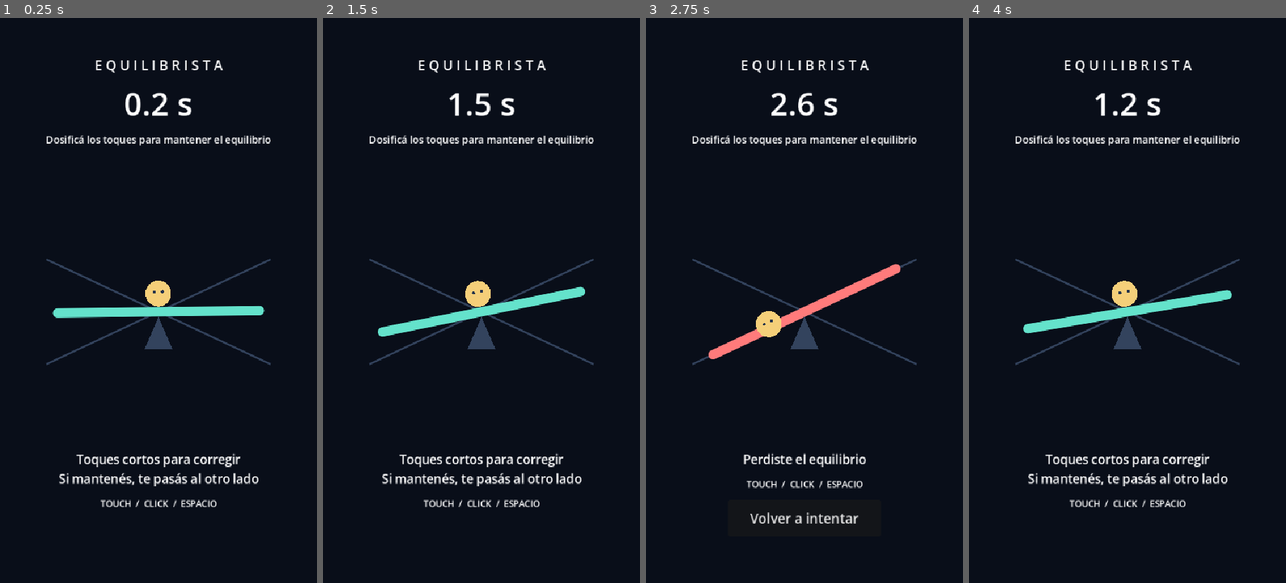
Above: before the commit, frames 1-4 (left to right).
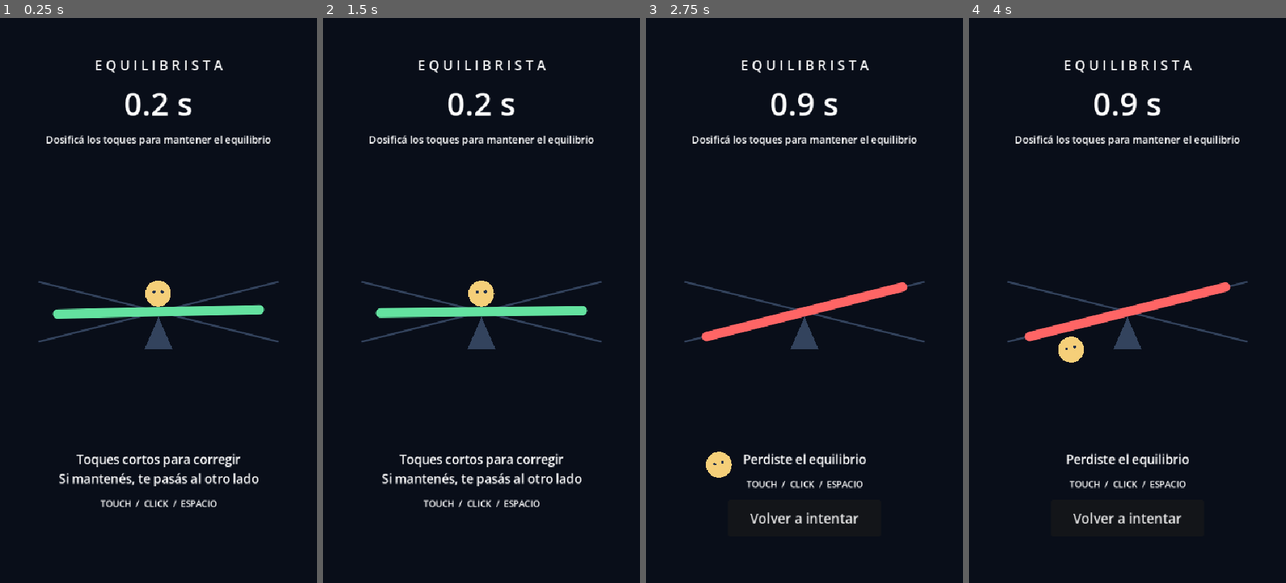
Above: after the commit, the same moments.

Repository: eze01061985/Equilibrista
Game: Godot game, scene res://scenes/game.tscn
Two runs of this game, one before a commit and one after it. Both use one fixed random seed, a clock stepped at 60 frames per second and the inputs below.
Inputs (mouse positions are in pixels of both pictures, inside the frame that each line leads up to):
- Up to frame 1 (0.25 s): no input
- Up to frame 2 (1.5 s): tap Enter at 0.5 s; move the mouse to (551, 272) at 0.52 s; click (551, 272) at 0.67 s; tap Space at 0.77 s; click (481, 520) at 1.25 s, where only the run after the commit has a clickable "Volver a intentar"
- Up to frame 3 (2.75 s): move the mouse to (741, 328) at 2.02 s; click (741, 328) at 2.17 s; tap Space at 2.27 s
- Up to frame 4 (4 s): click "Volver a intentar" at 2.75 s; move the mouse to (1159, 176) at 3.52 s; click (1159, 176) at 3.67 s

The runs differ from the first frame. In frame 1, 2.2% of the frame differs, in the area x 12-88%, y 42-62%; in frame 2, 3.2%; in frame 3, 3.1%; in frame 4, 5.3%, in the area x 12-88%, y 13-90%.

Commit message:
Ajustar balance 0.2 y agregar feedback de peligro proporcional

Diff:
--- a/scripts/balance_model.gd
+++ b/scripts/balance_model.gd
@@ -33,6 +33,7 @@
 		torque += push_direction * settings.player_torque * settings.sensitivity
 	angular_velocity += torque * settings.acceleration * delta
 	angular_velocity /= 1.0 + settings.damping * delta
+	angular_velocity = clampf(angular_velocity, -settings.max_angular_speed, settings.max_angular_speed)
 	angle_degrees += angular_velocity * delta
 	survival_time += delta
 	is_game_over = absf(angle_degrees) >= settings.fall_limit_degrees
--- a/scripts/balance_settings.gd
+++ b/scripts/balance_settings.gd
@@ -1,9 +1,33 @@
 class_name BalanceSettings
 extends Resource
 
-@export_range(1.0, 90.0, 0.5) var fall_limit_degrees: float = 25.0
-@export_range(0.1, 5.0, 0.05) var natural_torque: float = 1.0
-@export_range(0.1, 10.0, 0.05) var player_torque: float = 2.2
-@export_range(1.0, 120.0, 1.0) var acceleration: float = 24.0
+@export_group("Gameplay")
+@export_range(1.0, 90.0, 0.5) var fall_limit_degrees: float = 14.0
+@export_range(0.1, 5.0, 0.05) var natural_torque: float = 1.2
+@export_range(0.1, 10.0, 0.05) var player_torque: float = 3.4
+@export_range(1.0, 120.0, 1.0) var acceleration: float = 32.0
 @export_range(0.1, 3.0, 0.05) var sensitivity: float = 1.0
-@export_range(0.0, 5.0, 0.05) var damping: float = 1.4
+@export_range(0.0, 5.0, 0.05) var damping: float = 0.45
+@export_range(10.0, 360.0, 1.0) var max_angular_speed: float = 90.0
+
+@export_group("Danger Feedback")
+@export_range(0.01, 0.98, 0.01) var warning_ratio: float = 0.4
+@export_range(0.02, 0.99, 0.01) var critical_ratio: float = 0.75
+@export var safe_color: Color = Color("#64e2a0")
+@export var warning_color: Color = Color("#f5cf59")
+@export var critical_color: Color = Color("#ff6565")
+@export_range(0.0, 0.3, 0.01) var color_transition_seconds: float = 0.08
+@export_range(0.05, 0.5, 0.01) var loss_flash_seconds: float = 0.18
+@export_range(0.0, 0.25, 0.01) var loss_flash_opacity: float = 0.12
+
+func danger_color(angle: float, game_over: bool) -> Color:
+	if game_over:
+		return critical_color
+	var ratio: float = absf(angle) / maxf(fall_limit_degrees, 0.01)
+	# Mantener umbrales ordenados aun si se editan en orden inverso.
+	var critical_start: float = maxf(critical_ratio, warning_ratio + 0.01)
+	if ratio >= critical_start:
+		return critical_color
+	if ratio >= warning_ratio:
+		return warning_color
+	return safe_color
--- a/scripts/game.gd
+++ b/scripts/game.gd
@@ -7,6 +7,9 @@
 @onready var ui: Control = $UI
 
 func _ready() -> void:
+	game_view.settings = settings
+	game_view.limit_degrees = settings.fall_limit_degrees
+	game_view.reset_feedback()
 	ui.retry_requested.connect(_restart)
 
 func _physics_process(delta: float) -> void:
@@ -18,7 +21,7 @@
 	game_view.lost = model.is_game_over
 	if model.is_game_over:
 		game_view.fall_progress = minf(game_view.fall_progress + delta * 1.6, 1.0)
-	game_view.queue_redraw()
+	game_view.update_feedback(delta)
 	ui.update_run(model.survival_time, model.is_game_over)
 
 func _restart() -> void:
@@ -28,6 +31,7 @@
 	game_view.lost = false
 	game_view.pressing = false
 	game_view.fall_progress = 0.0
+	game_view.reset_feedback()
 	game_view.queue_redraw()
 	ui.update_run(0.0, false)
 
--- a/scripts/game_view.gd
+++ b/scripts/game_view.gd
@@ -6,6 +6,23 @@
 var pressing: bool = false
 var lost: bool = false
 var fall_progress: float = 0.0
+var settings: BalanceSettings
+var bar_color: Color
+var loss_elapsed: float = 0.0
+
+func reset_feedback() -> void:
+	bar_color = settings.safe_color
+	loss_elapsed = 0.0
+
+func update_feedback(delta: float) -> void:
+	var target: Color = settings.danger_color(angle_degrees, lost)
+	if lost or settings.color_transition_seconds <= 0.0:
+		bar_color = target
+	else:
+		bar_color = bar_color.lerp(target, 1.0 - exp(-delta / settings.color_transition_seconds))
+	if lost:
+		loss_elapsed += delta
+	queue_redraw()
 
 func _draw() -> void:
 	var center: Vector2 = size * Vector2(0.5, 0.52)
@@ -16,7 +33,6 @@
 		var direction := Vector2.RIGHT.rotated(deg_to_rad(limit_degrees * limit_sign))
 		draw_line(-direction * 210.0, direction * 210.0, muted, 2.0, true)
 	draw_colored_polygon(PackedVector2Array([Vector2(-24, 64), Vector2(24, 64), Vector2(0, 9)]), muted)
-	var bar_color := Color("#ff7b7b") if lost else Color("#64e2cb")
 	draw_set_transform(center, deg_to_rad(angle_degrees), Vector2.ONE * scale_factor)
 	draw_style_box(_bar_style(bar_color), Rect2(-BAR_HALF_WIDTH, -8, BAR_HALF_WIDTH * 2, 16))
 	var object_position := Vector2(0, -31)
@@ -28,6 +44,10 @@
 	draw_set_transform(Vector2.ZERO)
 	if pressing and not lost:
 		draw_circle(center + Vector2(0, 110 * scale_factor), 6, Color("#64e2cb"))
+	if lost and loss_elapsed < settings.loss_flash_seconds:
+		var flash: Color = settings.critical_color
+		flash.a = settings.loss_flash_opacity * (1.0 - loss_elapsed / settings.loss_flash_seconds)
+		draw_rect(Rect2(Vector2.ZERO, size), flash)
 
 func _bar_style(color: Color) -> StyleBoxFlat:
 	var style := StyleBoxFlat.new()
--- /dev/null
+++ b/tests/balance_v02_test.gd
@@ -0,0 +1,68 @@
+extends SceneTree
+
+func _initialize() -> void:
+	call_deferred("_run")
+
+func _time_to_fall(settings: BalanceSettings, pressing: bool) -> float:
+	var model := BalanceModel.new()
+	for frame in range(1200):
+		model.advance(1.0 / 60.0, pressing, settings)
+		if model.is_game_over:
+			return model.survival_time
+	assert(false, "Debe perder antes de 20 segundos sin dosificar")
+	return 0.0
+
+func _run() -> void:
+	var settings := BalanceSettings.new()
+	var previous := BalanceSettings.new()
+	previous.fall_limit_degrees = 25.0
+	previous.natural_torque = 1.0
+	previous.player_torque = 2.2
+	previous.acceleration = 24.0
+	previous.damping = 1.4
+	for pressing: bool in [false, true]:
+		var old_time: float = _time_to_fall(previous, pressing)
+		var new_time: float = _time_to_fall(settings, pressing)
+		assert(new_time < old_time * 0.7, "El margen de reacción debe ser considerablemente menor")
+		print("Tiempo hasta caída (presionado=%s): v0.1 %.2fs / v0.2 %.2fs" % [pressing, old_time, new_time])
+	for side: float in [-1.0, 1.0]:
+		assert(settings.danger_color(side * settings.fall_limit_degrees * 0.39, false) == settings.safe_color)
+		assert(settings.danger_color(side * settings.fall_limit_degrees * 0.41, false) == settings.warning_color)
+		assert(settings.danger_color(side * settings.fall_limit_degrees * 0.76, false) == settings.critical_color)
+		assert(settings.danger_color(0.0, true) == settings.critical_color)
+		var model := BalanceModel.new()
+		model.angle_degrees = side * 5.0
+		for frame in range(120):
+			model.advance(1.0 / 60.0, true, settings)
+			if model.angle_degrees * side < 0.0:
+				break
+		assert(not model.is_game_over and model.angular_velocity * side < -15.0, "Debe atravesar el centro con inercia")
+		var speed: float = absf(model.angular_velocity)
+		model.advance(1.0 / 60.0, false, settings)
+		assert(absf(model.angular_velocity) >= speed * 0.98, "Soltar no debe frenar de golpe")
+		model.angular_velocity = side * settings.max_angular_speed * 2.0
+		model.advance(1.0 / 60.0, false, settings)
+		assert(absf(model.angular_velocity) <= settings.max_angular_speed)
+	var game: Control = load("res://scenes/game.tscn").instantiate()
+	root.add_child(game)
+	await process_frame
+	game.set_physics_process(false)
+	for ratio: float in [0.0, 0.55, 0.9, 1.01]:
+		game._restart()
+		game.model.angle_degrees = game.settings.fall_limit_degrees * ratio
+		game._physics_process(0.0)
+		game.game_view.update_feedback(1.0 if ratio < 1.0 else 0.0)
+		if ratio > 1.0:
+			assert(game.ui.status_label.text == "Perdiste el equilibrio")
+			assert(game.game_view.bar_color == settings.critical_color)
+			assert(game.game_view.loss_elapsed == 0.0)
+		if DisplayServer.get_name() != "headless":
+			await process_frame
+			await RenderingServer.frame_post_draw
+			root.get_texture().get_image().save_png("user://v02-%d.png" % int(ratio * 100))
+	game.game_view.update_feedback(settings.loss_flash_seconds + 0.01)
+	assert(game.game_view.loss_elapsed > settings.loss_flash_seconds, "El flash debe terminar sin repetirse")
+	game._restart()
+	assert(game.game_view.loss_elapsed == 0.0 and game.game_view.bar_color == settings.safe_color)
+	print("PASS v0.2: dificultad comparada, inercia, velocidad máxima, colores simétricos, flash breve y reinicio")
+	quit()
--- a/tests/smoke_test.gd
+++ b/tests/smoke_test.gd
@@ -41,6 +41,8 @@
 	overshoot.angle_degrees = -5.0
 	for frame in range(60):
 		overshoot.advance(1.0 / 60.0, true, settings)
+		if overshoot.angle_degrees > 0.0:
+			break
 	assert(overshoot.angle_degrees > 0.0 and not overshoot.is_game_over)
 	var velocity_before_hold: float = overshoot.angular_velocity
 	overshoot.advance(1.0 / 60.0, true, settings)
